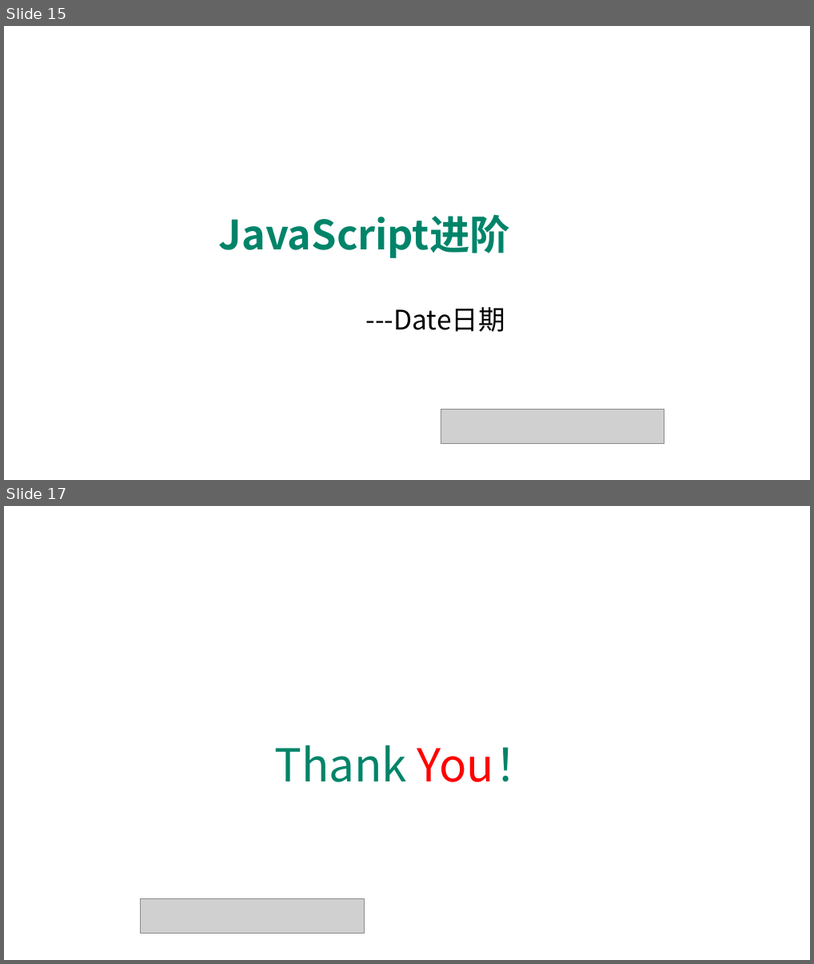
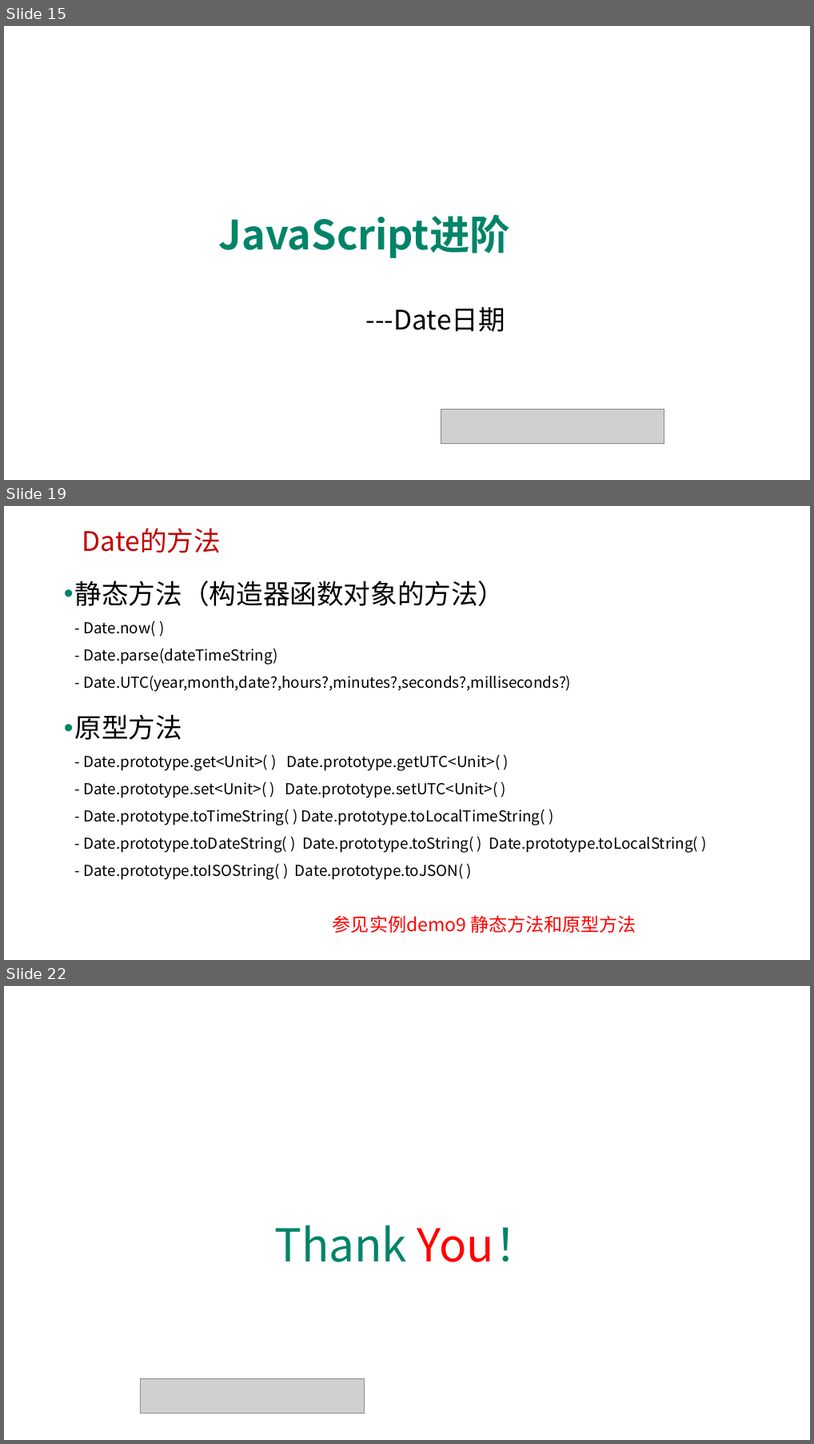
Before and after one commit to edu2act/course-javascript-advanced, a slide deck: 课程PPT/09.JavaScript标准内置对象-构造器（Array、Date、Error等）.pptx. Shown one above the other, each under a label of ours: slides 15 and 17 before the commit, slides 15, 19 and 22 after it; the slides between them are not shown. The pictures are 814x964 and 814x1444 pixels, drawn with LibreOffice and Linux fonts; fonts in the diff are those of the drawing; grey boxes stand for pictures; background and template pictures are left out. Boxes give left, top, right and bottom in pixels: in the first picture for what was removed or moved away, otherwise in the second. Text is boxed around its words. In the diff, an @@ line names an element or a change of style, - is before the commit and + after.

```diff
--- a/课程PPT/09.JavaScript标准内置对象-构造器（Array、Date、Error等）.pptx
+++ b/课程PPT/09.JavaScript标准内置对象-构造器（Array、Date、Error等）.pptx
@@ slide 19 added at <box>4,506,810,960</box>, background picture (left out) @@
@@ text added at <box>82,528,221,553</box>, 32 pt, text #C00000 @@
+Date的方法
@@ text added at <box>75,580,698,880</box>, 18 pt, text #000000 @@
+• 静态方法（构造器函数对象的方法）
+  - Date.now( )
+  - Date.parse(dateTimeString)
+  - Date.UTC(year,month,date?,hours?,minutes?,seconds?,milliseconds?)
+• 原型方法
+  - Date.prototype.get<Unit>( ) Date.prototype.getUTC<Unit>( )
+  - Date.prototype.set<Unit>( ) Date.prototype.setUTC<Unit>( )
+  - Date.prototype.toTimeString( ) Date.prototype.toLocalTimeString( )
+  - Date.prototype.toDateString( ) Date.prototype.toString( ) Date.prototype.toLocalString( )
+  - Date.prototype.toISOString( ) Date.prototype.toJSON( )
@@ text added at <box>333,915,638,932</box>, 22 pt, text #FF0000 @@
+参见实例demo9 静态方法和原型方法
@@ what was slide 17 is now slide 22 @@
```
Also in this commit, not shown: 5 slides changed, 5 other slides added, 1 slide removed, 7 other files.
